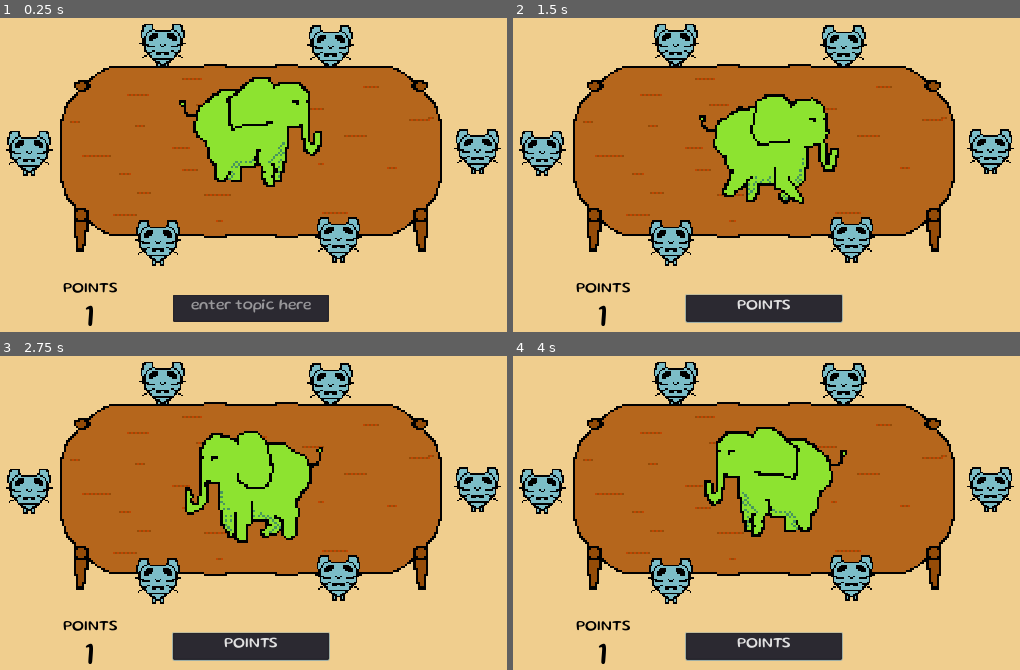
Above: before the commit, frames 1-4 (two rows, left to right).
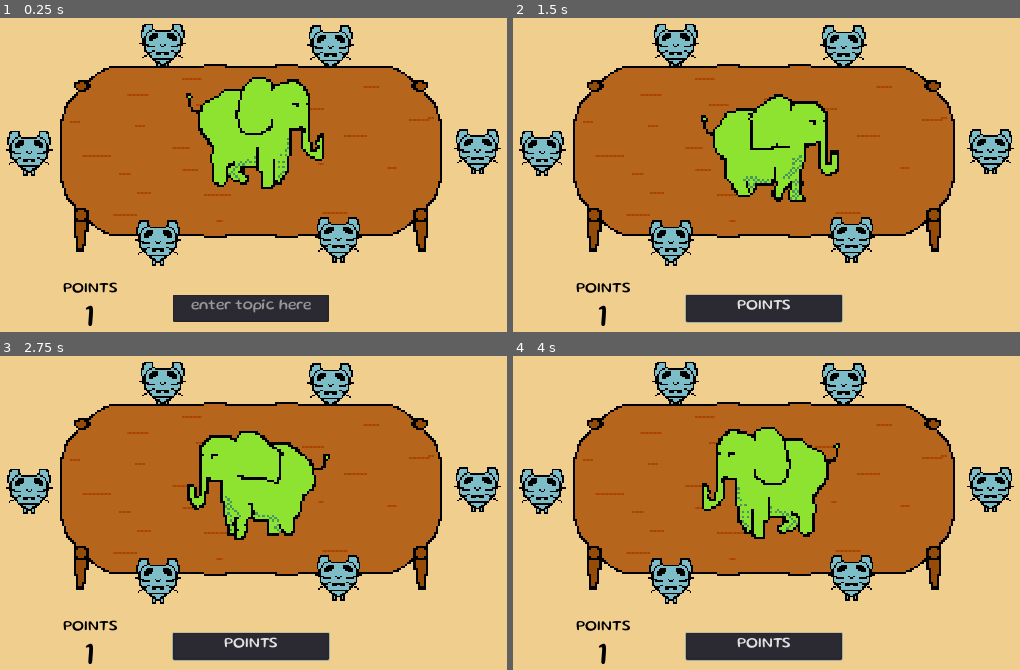
Above: after the commit, the same moments.

Repository: BinRoot/ludum-dare-50
Game: Godot game, scene res://Scenes/Main.tscn
Same seed, same stepped clock (60 frames per second), same inputs: the game is played once before the commit and once after it.
Inputs (mouse positions are in pixels of both pictures, inside the frame that each line leads up to):
- Up to frame 1 (0.25 s): no input
- Up to frame 2 (1.5 s): click (766, 306) at 0.52 s; type "POINTS" at 0.6 s; move the mouse to (938, 127) at 1.27 s; click (938, 127) at 1.42 s
- Up to frame 3 (2.75 s): move the mouse to (91, 513) at 2.02 s; click (91, 513) at 2.17 s
- Up to frame 4 (4 s): move the mouse to (842, 387) at 2.77 s; click (842, 387) at 2.92 s; move the mouse to (725, 582) at 3.52 s; click (725, 582) at 3.67 s

The runs differ from the first frame. In frame 1, 1.7% of the frame differs, in the area x 35-64%, y 18-55%; in frame 2, 1.7%, in the area x 36-65%, y 24-60%; in frame 3, 1.7%; in frame 4, 1.7%.

Commit message:
fixed minor bugs

Diff:
--- a/Scenes/Elephant.gd
+++ b/Scenes/Elephant.gd
@@ -24,7 +24,7 @@
 
 func _on_WanderTimer_timeout():
 	var x_range = 400
-	var y_range = 130
+	var y_range = 100
 	target_position = get_viewport_rect().size / 2 + \
 		Vector2.UP * (randi() % y_range - y_range / 2) + \
 		Vector2.RIGHT * (randi() % x_range - x_range / 2)
--- a/Scenes/Elephant.tscn
+++ b/Scenes/Elephant.tscn
@@ -50,6 +50,7 @@
 scale = Vector2( 3, 3 )
 frames = SubResource( 2 )
 animation = "Walk Left"
+frame = 2
 playing = true
 
 [node name="WanderTimer" type="Timer" parent="."]
--- a/Scenes/Person.tscn
+++ b/Scenes/Person.tscn
@@ -96,7 +96,7 @@
 
 [node name="HandSprite" type="AnimatedSprite" parent="."]
 frames = SubResource( 11 )
-frame = 5
+frame = 1
 playing = true
 
 [node name="MouseSprite" type="AnimatedSprite" parent="."]
